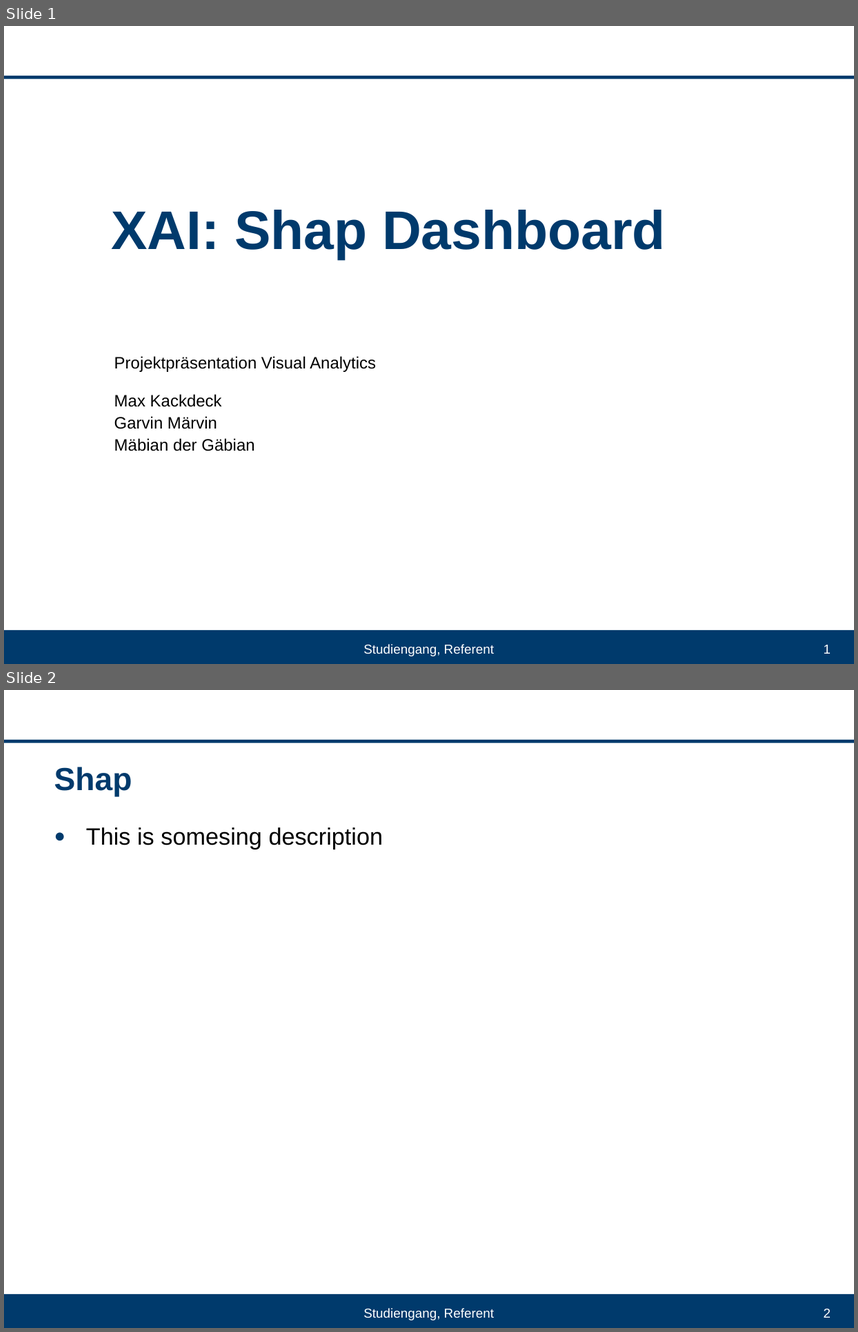
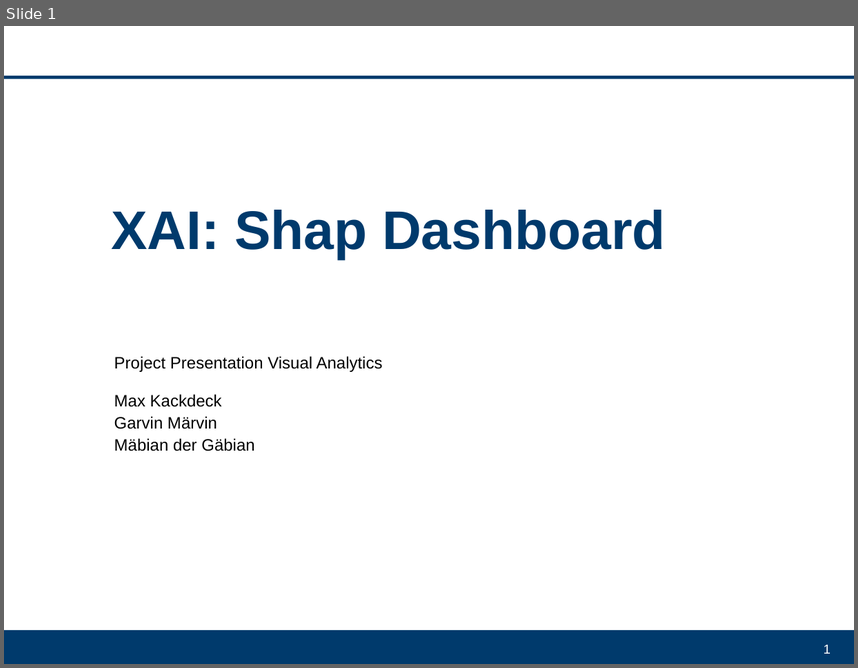
Before and after one commit to DrFab1/va_explainable_ai, a slide deck: VA_Projekt.ppt. Shown one above the other, each under a label of ours: slides 1 and 2 before the commit, slide 1 after it. The pictures are 858x1332 and 858x668 pixels, drawn with LibreOffice and Linux fonts; fonts in the diff are those of the drawing; background and template pictures are left out. Boxes give left, top, right and bottom in pixels: in the first picture for what was removed or moved away, otherwise in the second. Text is boxed around its words. In the diff, an @@ line names an element or a change of style, - is before the commit and + after.

```diff
--- a/VA_Projekt.ppt
+++ b/VA_Projekt.ppt
@@ slide 2 removed at [4,690,854,1328], background #FFFFFF; not listed: 2 template elements that a slide beside it also shows @@
@@ title removed at [54,767,132,796] @@
-Shap
@@ text removed at [86,827,383,849] @@
-● This is somesing description
@@ text removed at [363,1308,494,1320] @@
-Studiengang, Referent
@@ page number removed at [824,1308,831,1317] @@
-2
@@ slide 1 changed as well @@
@@ subtitle at [114,356,383,372]: text changed @@
-Projektpräsentation Visual Analytics
+Project Presentation Visual Analytics
@@ text removed at [363,644,494,656] @@
-Studiengang, Referent
```
Also in this commit, not shown: 1 other slide changed, 4 slides added, 2 other slides removed.
